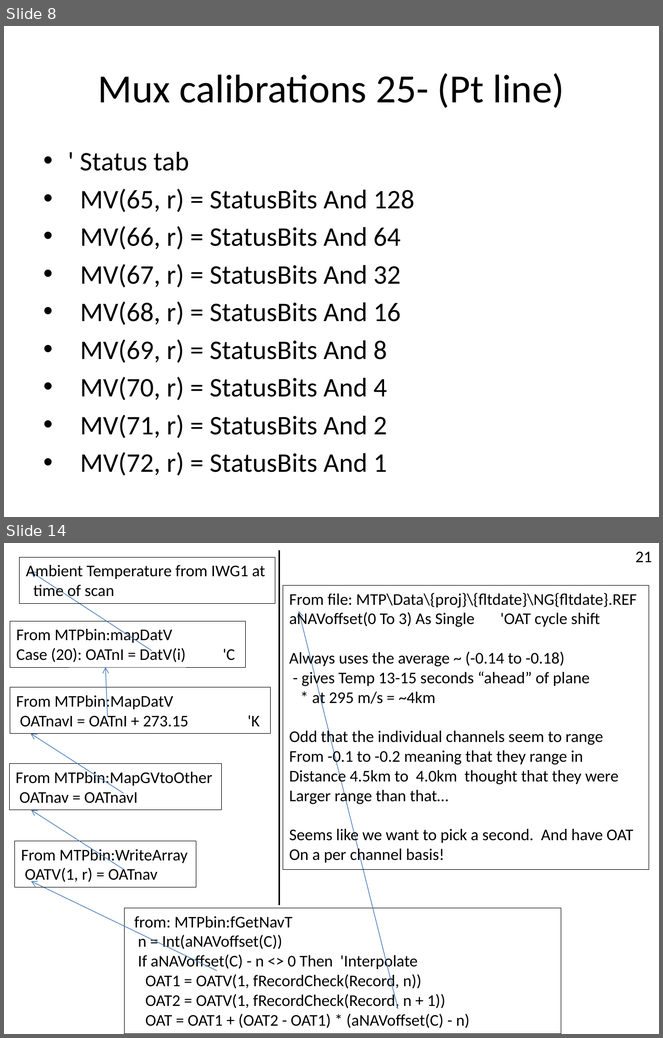
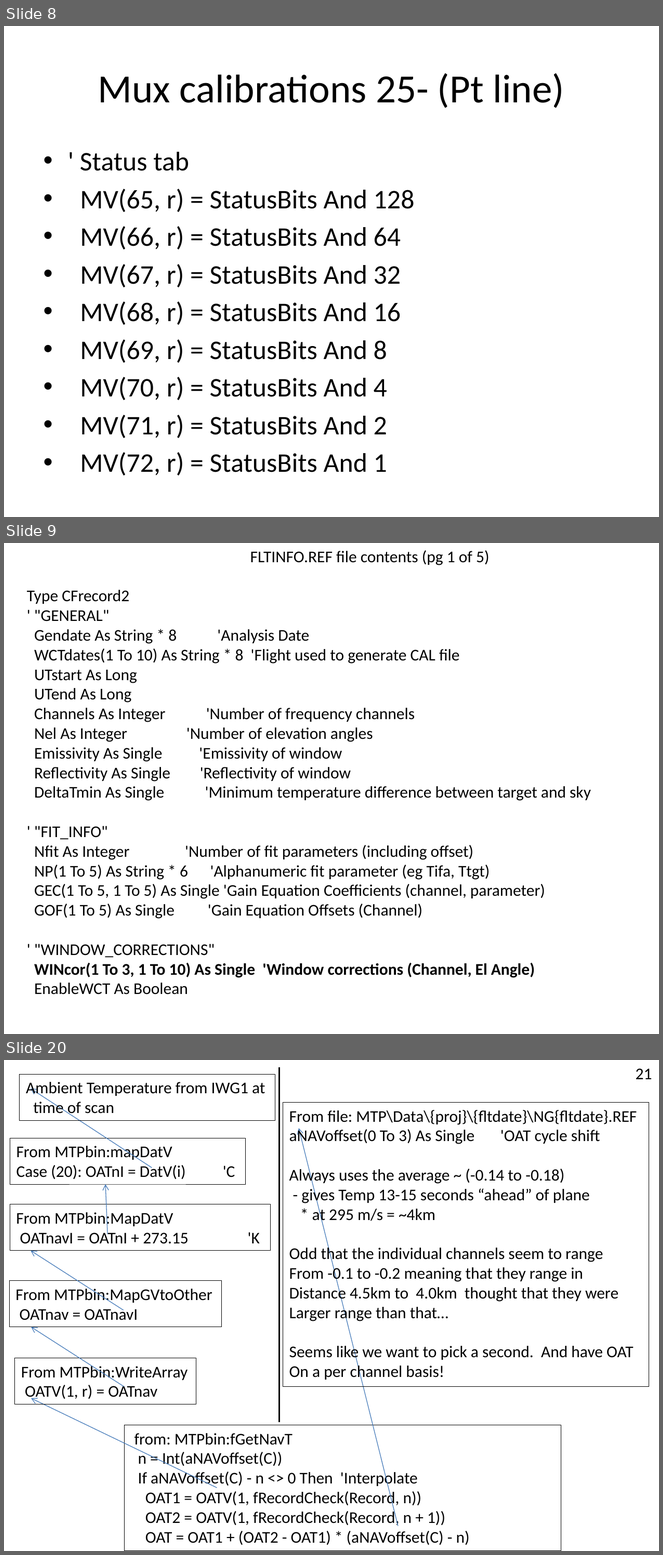
Before and after one commit to NCAR/nimbus, a slide deck: instruments/mtp/doc/MTP-DFD.pptx. Shown one above the other, each under a label of ours: slides 8 and 14 before the commit, slides 8, 9 and 20 after it; the slides between them are not shown. The pictures are 663x1038 and 663x1555 pixels, drawn with LibreOffice and Linux fonts; fonts in the diff are those of the drawing. Boxes give left, top, right and bottom in pixels: in the first picture for what was removed or moved away, otherwise in the second. Text is boxed around its words. In the diff, an @@ line names an element or a change of style, - is before the commit and + after.

Commit message:
Updates based on recent code analysis.

```diff
--- a/instruments/mtp/doc/MTP-DFD.pptx
+++ b/instruments/mtp/doc/MTP-DFD.pptx
@@ slide 9 added at <box>4,543,659,1034</box>, background #FFFFFF @@
@@ text added at <box>250,550,489,565</box>, 18 pt, text #000000 @@
+FLTINFO.REF file contents (pg 1 of 5)
@@ text added at <box>27,590,591,995</box>, 18 pt, text #000000 @@
+Type CFrecord2
+' "GENERAL"
+Gendate As String * 8 'Analysis Date
+WCTdates(1 To 10) As String * 8 'Flight used to generate CAL file
+UTstart As Long
+UTend As Long
+Channels As Integer 'Number of frequency channels
+Nel As Integer 'Number of elevation angles
+Emissivity As Single 'Emissivity of window
+Reflectivity As Single 'Reflectivity of window
+DeltaTmin As Single 'Minimum temperature difference between target and sky
+' "FIT_INFO"
+Nfit As Integer 'Number of fit parameters (including offset)
+NP(1 To 5) As String * 6 'Alphanumeric fit parameter (eg Tifa, Ttgt)
+GEC(1 To 5, 1 To 5) As Single 'Gain Equation Coefficients (channel, parameter)
+GOF(1 To 5) As Single 'Gain Equation Offsets (Channel)
+' "WINDOW_CORRECTIONS"
+WINcor(1 To 3, 1 To 10) As Single 'Window corrections (Channel, El Angle)
+EnableWCT As Boolean
@@ what was slide 14 is now slide 20 @@
```
Also in this commit, not shown: 7 slides changed, 5 other slides added.
